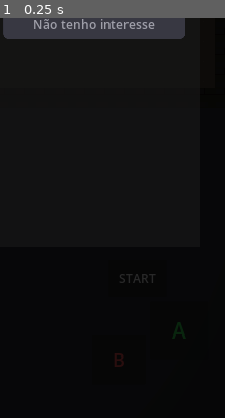
Above: before the commit, frame 1.
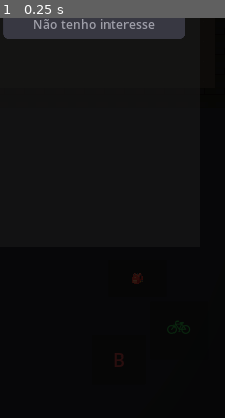
Above: after the commit, the same moment.

Repository: Unknown-brazilian/borderless-freedom-rpg
Game: Godot game, scene res://scenes/world/d6_mexistao.tscn
Same seed, same stepped clock (60 frames per second), same inputs: the game is played once before the commit and once after it. This scene is started directly instead of the project's main scene.
Inputs:
- Up to frame 1 (0.25 s): no input
The pictures show only the part of the screen within x 50-100%, y 50-100%; the shares and areas given below are measured in that part.

The runs differ from the first frame. In frame 1, 0.2% of the frame differs, in the area x 53-85%, y 63-81%.

Commit message:
feat: controles novos + pausa/inventário + autosave (bug 4) + camp como item
- Bug 4: autosave ao entrar no mapa e ao perder foco/pausar/voltar (Android mata
  o app ao trocar de app) — "Continuar" no menu retoma. Mochila (🎒) serve de
  menu de pausa (Continuar / Menu principal).
- START → 🎒 mochila/inventário (lista itens, acampar, menu). A → 🚲 monta/
  desmonta a bicicleta (mais rápido na bike). B → interagir/fechar UI.
- Tap na área do mapa = interagir com NPC/loja/porta mais próximo ou avançar
  diálogo (tap-to-interact, antes não existia).
- Acampamento agora é ITEM (item_barraca, desde o começo): acampar pela mochila
  restaura recursos e salva.

Co-Authored-By: Claude Opus 4.8 (1M context) <noreply@anthropic.com>

Diff:
--- a/scripts/player/player_controller_2d.gd
+++ b/scripts/player/player_controller_2d.gd
@@ -114,7 +114,8 @@
 # ─── Movimento em grid (Pokémon-style) ────────────────────────────────────────
 func _process_grid_movement(delta: float) -> void:
 	if _is_moving:
-		_move_progress += delta / GRID_STEP_SEC
+		var step := 0.12 if (_on_bike and PlayerCustomization.bike_index > 0) else 0.20
+		_move_progress += delta / step
 		if _move_progress >= 1.0:
 			_move_progress = 1.0
 			position = _move_to
@@ -184,3 +185,19 @@
 
 func _on_any_battle_ended(_result: String) -> void:
 	_can_move = true
+
+var _on_bike: bool = true
+
+## Monta/desmonta a bicicleta (botão 🚲). Na bike = mais rápido.
+func toggle_bike() -> void:
+	if PlayerCustomization.bike_index == 0:
+		DialogueManager.start(["🚲  Você não tem uma bicicleta agora."])
+		return
+	_on_bike = not _on_bike
+	var b := get_node_or_null("BikeIcon")
+	if b:
+		b.visible = _on_bike
+	AudioManager.sfx("step")
+	Juice.float_text(get_parent(), position + Vector2(0, -90),
+		"🚲 Na bike" if _on_bike else "🚶 A pé",
+		Color(0.4, 0.9, 0.5) if _on_bike else Color(0.8, 0.8, 0.5), 28)
--- a/scripts/systems/player_inventory.gd
+++ b/scripts/systems/player_inventory.gd
@@ -33,6 +33,7 @@
 	"item_oculos_noturno": {"name": "Óculos Noturnos", "icon": "🕶️", "desc": "Ative para enxergar à noite"},
 	"item_pneu":        {"name": "Pneu",             "icon": "🛞", "desc": "Peça pra remontar a bike"},
 	"item_camara_ar":   {"name": "Câmara de Ar",     "icon": "⭕", "desc": "Peça pra remontar a bike"},
+	"item_barraca":     {"name": "Barraca",          "icon": "⛺", "desc": "Acampe para descansar e salvar"},
 }
 
 # ─── Estado ───────────────────────────────────────────────────────────────────
@@ -45,6 +46,7 @@
 # ─── Inicialização ────────────────────────────────────────────────────────────
 func _ready() -> void:
 	unlock_item("item_spray")
+	unlock_item("item_barraca")   # barraca de acampamento (desde o começo)
 
 func _process(delta: float) -> void:
 	if _use_cooldown > 0.0:
--- /dev/null
+++ b/scripts/ui/inventory_ui.gd
@@ -0,0 +1,114 @@
+## inventory_ui.gd — mochila + pausa. Lista os itens, permite acampar (descansar
+## e salvar com a barraca) e voltar ao menu. Abre pelo botão 🎒. time_scale=0.
+extends CanvasLayer
+
+const GOLD := Color(0.96, 0.69, 0.13)
+const CARD := Color(0.13, 0.13, 0.17)
+
+func _ready() -> void:
+	layer = 68
+	process_mode = Node.PROCESS_MODE_ALWAYS
+	Engine.time_scale = 0.0
+	_build()
+
+func _sb(c: Color, r := 14) -> StyleBoxFlat:
+	var sb := StyleBoxFlat.new()
+	sb.bg_color = c
+	sb.set_corner_radius_all(r)
+	sb.set_content_margin_all(14)
+	return sb
+
+func _build() -> void:
+	var bg := ColorRect.new()
+	bg.color = Color(0, 0, 0, 0.82)
+	bg.set_anchors_preset(Control.PRESET_FULL_RECT)
+	add_child(bg)
+
+	var vb := VBoxContainer.new()
+	vb.set_anchors_preset(Control.PRESET_FULL_RECT)
+	vb.offset_left = 50; vb.offset_right = -50; vb.offset_top = 60; vb.offset_bottom = -60
+	vb.add_theme_constant_override("separation", 18)
+	add_child(vb)
+
+	var head := HBoxContainer.new()
+	vb.add_child(head)
+	var title := Label.new()
+	title.text = "🎒 Mochila"
+	title.add_theme_font_size_override("font_size", 40)
+	title.add_theme_color_override("font_color", GOLD)
+	title.size_flags_horizontal = Control.SIZE_EXPAND_FILL
+	head.add_child(title)
+	var x := Button.new()
+	x.text = "✕"; x.add_theme_font_size_override("font_size", 34)
+	x.pressed.connect(_close); Juice.button_feedback(x)
+	head.add_child(x)
+
+	# Lista de itens
+	var scroll := ScrollContainer.new()
+	scroll.size_flags_vertical = Control.SIZE_EXPAND_FILL
+	vb.add_child(scroll)
+	var list := VBoxContainer.new()
+	list.size_flags_horizontal = Control.SIZE_EXPAND_FILL
+	list.add_theme_constant_override("separation", 10)
+	scroll.add_child(list)
+	if PlayerInventory.unlocked.is_empty():
+		var e := Label.new(); e.text = "Mochila vazia."
+		e.add_theme_color_override("font_color", Color(0.6,0.6,0.6)); list.add_child(e)
+	for item_id in PlayerInventory.unlocked:
+		var d: Dictionary = PlayerInventory.ITEM_DEFS.get(item_id, {})
+		var row := PanelContainer.new()
+		row.add_theme_stylebox_override("panel", _sb(CARD))
+		var hb := HBoxContainer.new(); row.add_child(hb)
+		var nm := Label.new()
+		nm.text = "%s  %s" % [d.get("icon", "•"), d.get("name", item_id)]
+		nm.add_theme_font_size_override("font_size", 28)
+		nm.size_flags_horizontal = Control.SIZE_EXPAND_FILL
+		hb.add_child(nm)
+		var ds := Label.new()
+		ds.text = d.get("desc", "")
+		ds.add_theme_font_size_override("font_size", 20)
+		ds.add_theme_color_override("font_color", Color(0.65,0.65,0.65))
+		hb.add_child(ds)
+		list.add_child(row)
+
+	# Acampar (barraca)
+	if "item_barraca" in PlayerInventory.unlocked:
+		var camp := Button.new()
+		camp.text = "⛺  Acampar (descansar e salvar)"
+		camp.custom_minimum_size = Vector2(0, 84)
+		camp.add_theme_font_size_override("font_size", 28)
+		camp.add_theme_stylebox_override("normal", _sb(Color(0.18,0.32,0.2)))
+		camp.pressed.connect(_camp); Juice.button_feedback(camp)
+		vb.add_child(camp)
+
+	var btns := HBoxContainer.new()
+	btns.add_theme_constant_override("separation", 20)
+	vb.add_child(btns)
+	var resume := Button.new()
+	resume.text = "Continuar"; resume.custom_minimum_size = Vector2(0, 84)
+	resume.size_flags_horizontal = Control.SIZE_EXPAND_FILL
+	resume.add_theme_font_size_override("font_size", 28)
+	resume.pressed.connect(_close); Juice.button_feedback(resume)
+	btns.add_child(resume)
+	var menu := Button.new()
+	menu.text = "Menu principal"; menu.custom_minimum_size = Vector2(0, 84)
+	menu.size_flags_horizontal = Control.SIZE_EXPAND_FILL
+	menu.add_theme_font_size_override("font_size", 28)
+	menu.pressed.connect(_to_menu); Juice.button_feedback(menu)
+	btns.add_child(menu)
+
+func _camp() -> void:
+	AutonomyBar.refill_all()
+	SaveSystem.save_game()
+	AudioManager.sfx("upgrade")
+	DialogueManager.start(["⛺  Você acampou. Recursos restaurados e jogo salvo."])
+	_close()
+
+func _to_menu() -> void:
+	SaveSystem.save_game()
+	Engine.time_scale = 1.0
+	SceneTransition.go("res://scenes/ui/main_menu.tscn")
+
+func _close() -> void:
+	Engine.time_scale = 1.0
+	queue_free()
--- a/scripts/ui/touch_dpad.gd
+++ b/scripts/ui/touch_dpad.gd
@@ -45,7 +45,50 @@
 		Juice.button_feedback(btn, true)
 
 	_add_phone_button()
+	_add_tap_catcher()
+	# Relabel: A = bicicleta, START = mochila/inventário (pausa).
+	_btn_a.text = "🚲"
+	_btn_start.text = "🎒"
 	call_deferred("_find_player")
+
+## Toca na área do mapa = interagir (NPC/loja/porta) ou avançar diálogo.
+func _add_tap_catcher() -> void:
+	var tap := Control.new()
+	tap.name = "TapCatch"
+	tap.set_anchors_preset(Control.PRESET_TOP_WIDE)
+	tap.offset_top = 130
+	tap.offset_bottom = 1180
+	tap.mouse_filter = Control.MOUSE_FILTER_STOP
+	tap.gui_input.connect(_on_tap_input)
+	add_child(tap)
+	move_child(tap, 0)   # atrás dos botões (não rouba o toque deles)
+
+func _on_tap_input(ev: InputEvent) -> void:
+	if (ev is InputEventScreenTouch or ev is InputEventMouseButton) and not ev.pressed:
+		_do_interact()
+
+## Interage com o interagível mais próximo do player (ou avança diálogo).
+func _do_interact() -> void:
+	if DialogueManager.is_active():
+		DialogueManager.advance()
+		return
+	if not is_instance_valid(_player):
+		_find_player()
+		if not is_instance_valid(_player):
+			return
+	var best: Node = null
+	var best_d := 130.0
+	for grp in ["npc", "building", "campsite", "exit_door"]:
+		for n in get_tree().get_nodes_in_group(grp):
+			if n.has_method("on_interact"):
+				var d: float = n.global_position.distance_to(_player.global_position)
+				if d < best_d:
+					best_d = d
+					best = n
+	if best:
+		best.on_interact(_player)
+	else:
+		_player.press_action()
 
 ## Botão 📱 (canto superior direito) — abre o celular (notificações + mapa).
 func _add_phone_button() -> void:
@@ -97,31 +140,31 @@
 	_player.set_move_direction(dir)
 
 func _on_a_pressed() -> void:
-	# A = confirmar/interagir (NPC, loja, acampamento, porta) ou avançar diálogo.
+	# A = 🚲 monta/desmonta a bicicleta (ou avança diálogo se ativo).
 	if DialogueManager.is_active():
 		DialogueManager.advance()
 		return
-	if is_instance_valid(_player):
-		_player.press_action()
+	if is_instance_valid(_player) and _player.has_method("toggle_bike"):
+		_player.toggle_bike()
 
 func _on_b_pressed() -> void:
-	# B = cancelar: avança diálogo OU fecha o celular/loja aberto.
-	if DialogueManager.is_active():
-		DialogueManager.advance()
-		return
+	# B = interagir/confirmar (NPC/loja/porta) ou fechar UI aberta.
 	var scene := get_tree().current_scene
 	if scene:
-		for n in ["PhoneUI", "ShopUI"]:
+		for n in ["PhoneUI", "ShopUI", "InventoryUI"]:
 			var ui := scene.get_node_or_null(n)
 			if ui and ui.has_method("_close"):
 				ui._close()
 				return
+	_do_interact()
 
 func _on_start_pressed() -> void:
-	# START = abre o celular (notificações da Wallet of Satoshi + mapa da jornada).
+	# 🎒 abre a mochila/inventário (também serve de menu de pausa).
 	if DialogueManager.is_active():
 		return
-	if Phone.is_available():
-		Phone.open()
-	else:
-		DialogueManager.start(["📱❌  Seu celular foi roubado. Recupere-o mais à frente."])
+	var scene := get_tree().current_scene
+	if scene and scene.get_node_or_null("InventoryUI") == null:
+		var ui := CanvasLayer.new()
+		ui.name = "InventoryUI"
+		ui.set_script(load("res://scripts/ui/inventory_ui.gd"))
+		scene.add_child(ui)
--- a/scripts/world/world_map_base.gd
+++ b/scripts/world/world_map_base.gd
@@ -81,8 +81,20 @@
 		var popup := preload("res://scenes/ui/EventPopupUI.tscn").instantiate()
 		add_child(popup)
 
+	# Autosave ao entrar no mapa (progresso persiste se o app for fechado).
+	if not _is_interior:
+		SaveSystem.save_game()
+
 	await get_tree().create_timer(0.5).timeout
 	_intro_dialogue()
+
+## Salva ao perder foco/pausar/voltar (Android mata o app ao trocar de app).
+func _notification(what: int) -> void:
+	if what == NOTIFICATION_APPLICATION_PAUSED \
+			or what == NOTIFICATION_WM_WINDOW_FOCUS_OUT \
+			or what == NOTIFICATION_WM_GO_BACK_REQUEST:
+		if not _is_interior:
+			SaveSystem.save_game()
 
 func _process(delta: float) -> void:
 	if is_instance_valid(_player):
